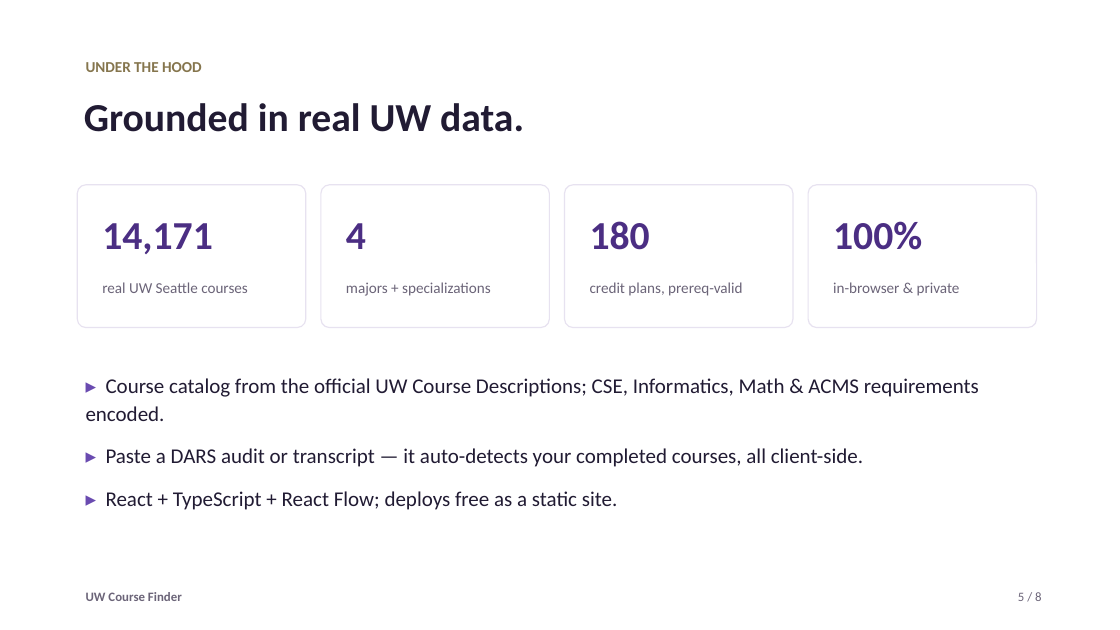
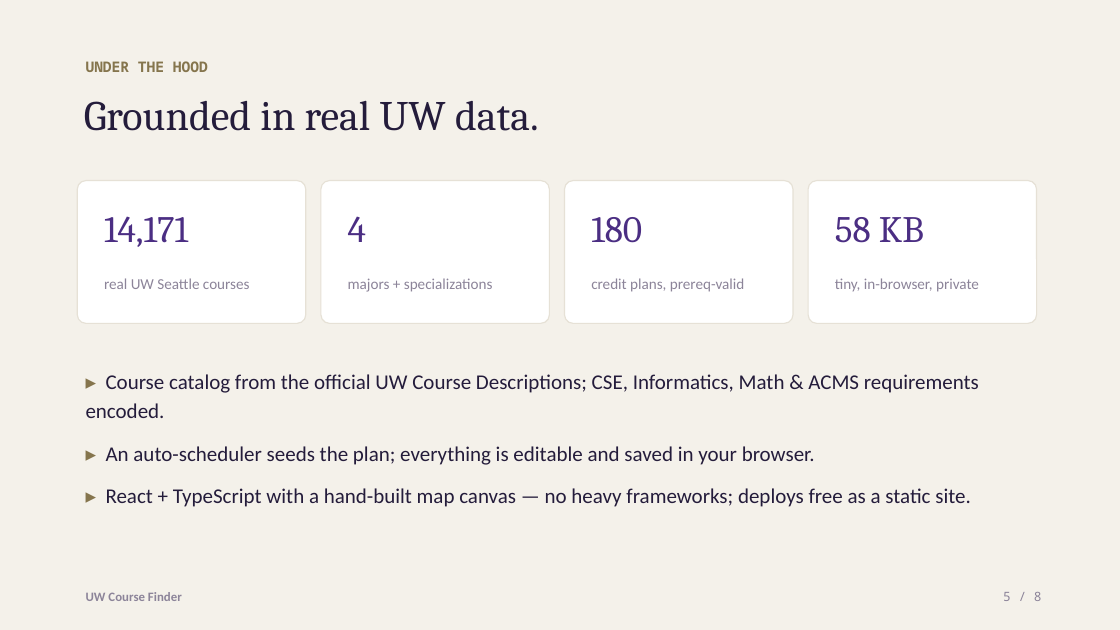
Before and after one commit to SVOG23/UWCourseFinder, a slide deck: slide 5 of slides/UW-Course-Finder.pptx. Drawn at 1120x630 pixels with LibreOffice and Linux fonts; fonts in the diff are those of the drawing. Boxes give left, top, right and bottom in pixels: in the first picture for what was removed or moved away, otherwise in the second. Text is boxed around its words. In the diff, an @@ line names an element or a change of style, - is before the commit and + after.

```diff
--- a/slides/UW-Course-Finder.pptx
+++ b/slides/UW-Course-Finder.pptx
@@ rectangle added at [0,0,1120,630], fill #F4F1EA @@
@@ text "UNDER THE HOOD" at [86,61,208,72]: size 13 to 12.5 pt, font Calibri to Noto Sans Mono @@
@@ text "Grounded in real UW data." at [84,101,539,131]: size 34 to 36 pt, font Calibri to Cambria, text colour #211B33 to #241C3B, bold off @@
@@ size 34 to 32 pt, font Calibri to Cambria, bold off in 3 elements at [104,216,188,247], [348,216,366,242], [591,217,642,243] @@
@@ 4 rounded rectangles: place and size @@
-4 rounded rectangles at [77,185,1037,328]
+4 rounded rectangles at [77,181,1037,323]
@@ outline #E7E2F0 1 pt to #E6E1D6 1 pt in 4 elements at [77,181,306,323], [321,181,549,323], [565,181,793,323], [808,181,1037,323] @@
@@ text at [835,217,924,243]: text changed; size 34 to 32 pt; font Calibri to Cambria; bold off @@
-100%
+58 KB
@@ text colour #6B6478 to #8C8499 in 4 elements at [86,592,182,601], [104,278,250,289], [348,278,493,292], [591,278,744,292] @@
@@ text at [835,278,979,292]: text changed; text colour #6B6478 to #8C8499 @@
-in-browser & private
+tiny, in-browser, private
@@ text at [86,374,979,418]: text colour #6A4BB0 to #85754D in "▸"; text colour #211B33 to #241C3B in "Course catalog from the official UW Course ..."; line spacing 1.12 to 1.14 @@
@@ text at [106,446,971,507]: text changed; text colour #211B33 to #241C3B @@
-▸ Paste a DARS audit or transcript — it auto-detects your completed courses, all client-side.
-▸ React + TypeScript + React Flow; deploys free as a static site.
+▸ An auto-scheduler seeds the plan; everything is editable and saved in your browser.
+▸ React + TypeScript with a hand-built map canvas — no heavy frameworks; deploys free as a static site.
@@ text "5 / 8" at [1003,592,1042,601]: font Calibri to Noto Sans Mono, text colour #6B6478 to #8C8499 @@
```
Also in this commit, not shown: 7 other slides changed, 3 other files.
